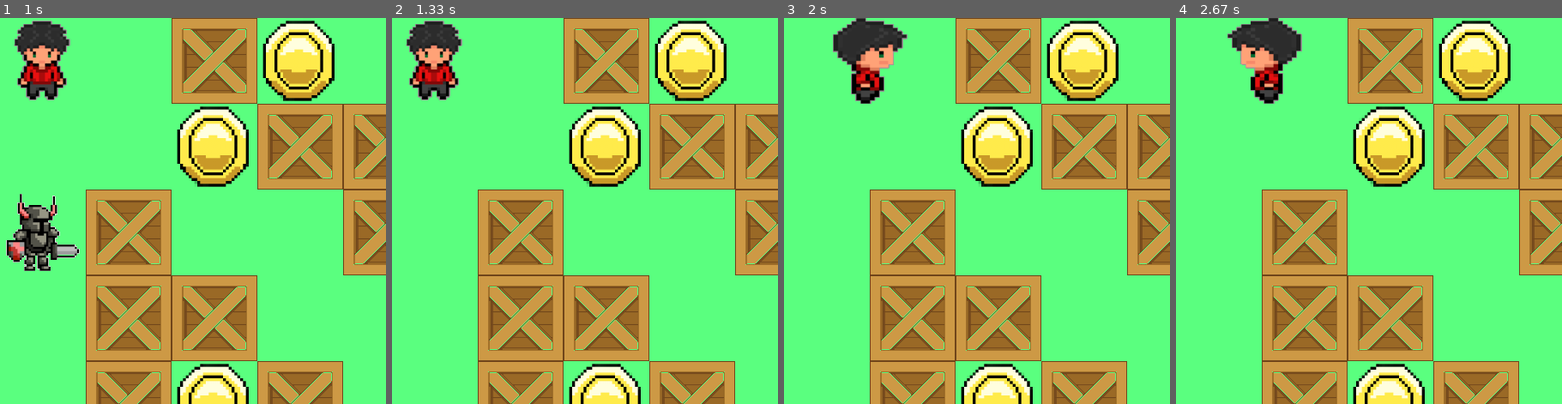
Above: before the commit, frames 1-4 (left to right).
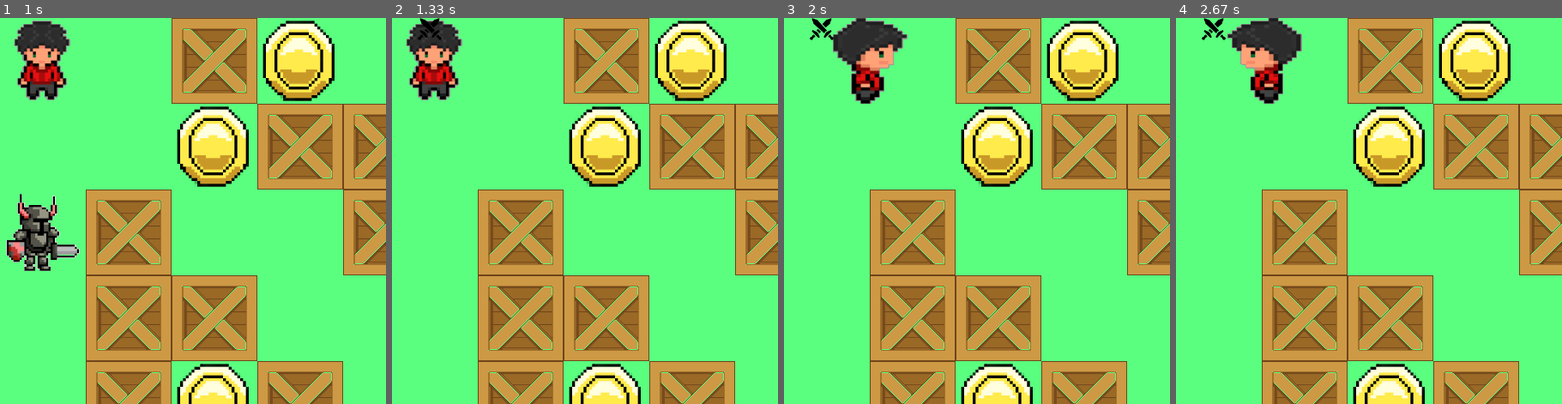
Above: after the commit, the same moments.

Repository: 6g6tfg753/pygame_project
Game: pygame game, started from main.py
Two runs of this game, one before a commit and one after it. Both use one fixed random seed, a clock stepped at 60 frames per second and the inputs below.
Inputs (mouse positions are % of the whole screen's width and height, from its top left):
- Up to frame 1 (1 s): click (56, 14) at 0.38 s; tap Space at 0.67 s
- Up to frame 2 (1.33 s): hold D from 1 s (still down); tap Space at 1.07 s
- Up to frame 3 (2 s): tap Space at 1.37, 1.57, 1.9 s; release D at 1.47 s; hold W 1.5-1.8 s; hold D from 1.83 s (still down)
- Up to frame 4 (2.67 s): tap Space at 2.2, 2.4 s; release D at 2.3 s; hold A from 2.33 s (still down)
The pictures show only the part of the screen within x 0-50%, y 0-50%; the shares and areas given below are measured in that part.

Frame 1 is identical in both runs. In frame 2, 0.1% of the frame differs, in the area x 6-13%, y 0-6%; in frame 3, 0.2%; in frame 4, 0.2%.

Commit message:
lET IT BE!!!!

Diff:
--- a/main.py
+++ b/main.py
@@ -104,8 +104,26 @@
             if pygame.sprite.spritecollide(player, [el], False):
                 return el
 
+    ###
+    def add_util(self, height, width):
+        if height > 5:
+            return
+        utilite = pygame.sprite.Sprite()
+        if width == 0:
+            utilite.image = pygame.image.load('maps/coin_mini.png')
+        else:
+            utilite.image = pygame.image.load('maps/killed_mini.png')
+
+        utilite.image.set_colorkey((251, 251, 251))
+        utilite.rect = utilite.image.get_rect()
+        utilite.rect.x, utilite.rect.y = width * 30, height * 30
+        self.utils.add(utilite)
+    ###
+
     def render_init(self, screen):
         self.Size_im = 100  # size of the image (one cell)
+        self.artefacts = 0
+        self.killed_heroes = 0
 
         # flag of the game
         self.state_of_the_game = True
@@ -388,6 +406,7 @@
                             if time_of_enemy_dying > 9:
                                 self.all_sprites.remove(killed_enemy)
                                 self.enemies.remove(killed_enemy)
+                                self.add_util(self.killed_heroes, 1)
                                 self.killed_heroes += 1
                                 break
                     screen.fill((90, 255, 127))
@@ -407,6 +426,7 @@
                     obj = self.find_object_sprite(self.player)
                     self.all_sprites.remove(obj)
                     self.objects.remove(obj)
+                    self.add_util(self.artefacts, 0)
                     self.artefacts += 1
 
                 end_of_the_game_flag = pygame.sprite.spritecollide(self.player, self.enemies, False)
--- a/maps/levels/level3.txt
+++ b/maps/levels/level3.txt
@@ -1,5 +1,5 @@
-[0, 0, 1, 1, 3, 0, 0, 0, 2],
-[1, 0, 0, 0, 0, 1, 1, 0, 0],
+[0, 0, 1, 1, 0, 0, 0, 0, 2],
+[1, 0, 0, 0, 3, 1, 1, 0, 0],
 [1, 0, 1, 2, 1, 1, 1, 3, 0],
 [1, 0, 1, 0, 1, 1, 1, 1, 2],
 [2, 0, 1, 0, 0, 0, 0, 1, 1],
--- a/maps/levels/level4.txt
+++ b/maps/levels/level4.txt
@@ -4,6 +4,6 @@
 [1, 1, 1, 0, 1, 1, 1, 1, 2],
 [2, 0, 0, 0, 0, 0, 3, 1, 0],
 [0, 1, 1, 1, 1, 1, 0, 1, 0],
-[0, 1, 2, 0, 3, 1, 0, 1, 0],
-[0, 1, 1, 3, 1, 1, 2, 1, 0],
+[0, 1, 2, 3, 3, 1, 0, 1, 0],
+[0, 1, 1, 0, 1, 1, 2, 1, 0],
 [3, 0, 0, 0, 0, 0, 3, 1, -1],
Binary file added: maps/coin_mini.png
Binary file added: maps/killed_mini.png
